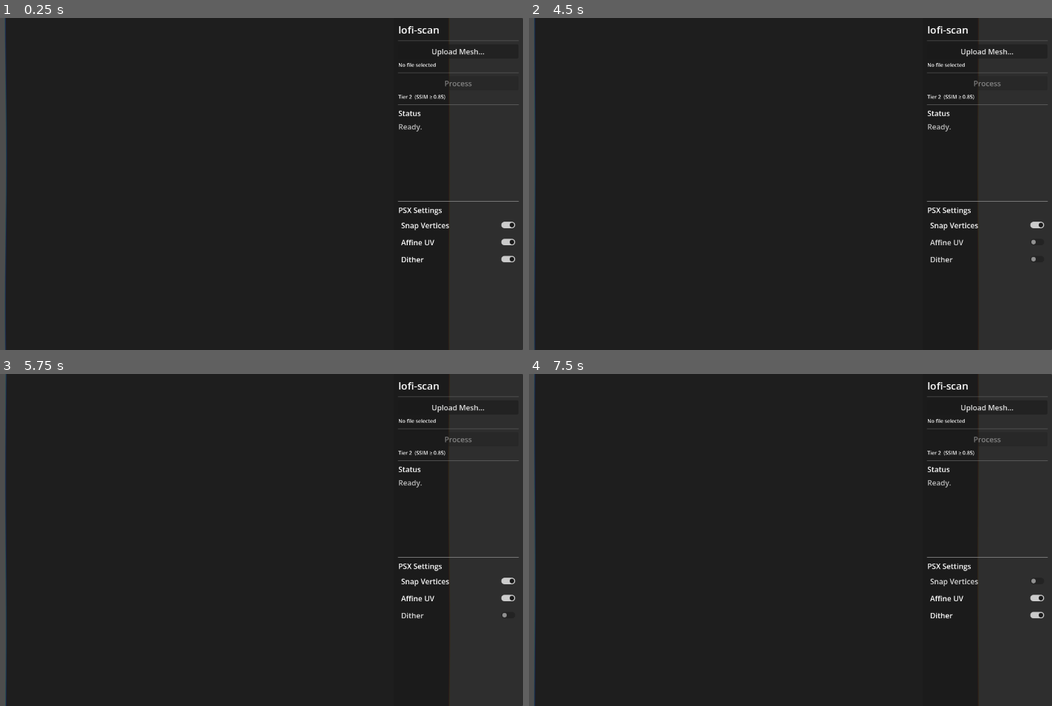
Above: before the commit, frames 1-4 (two rows, left to right).
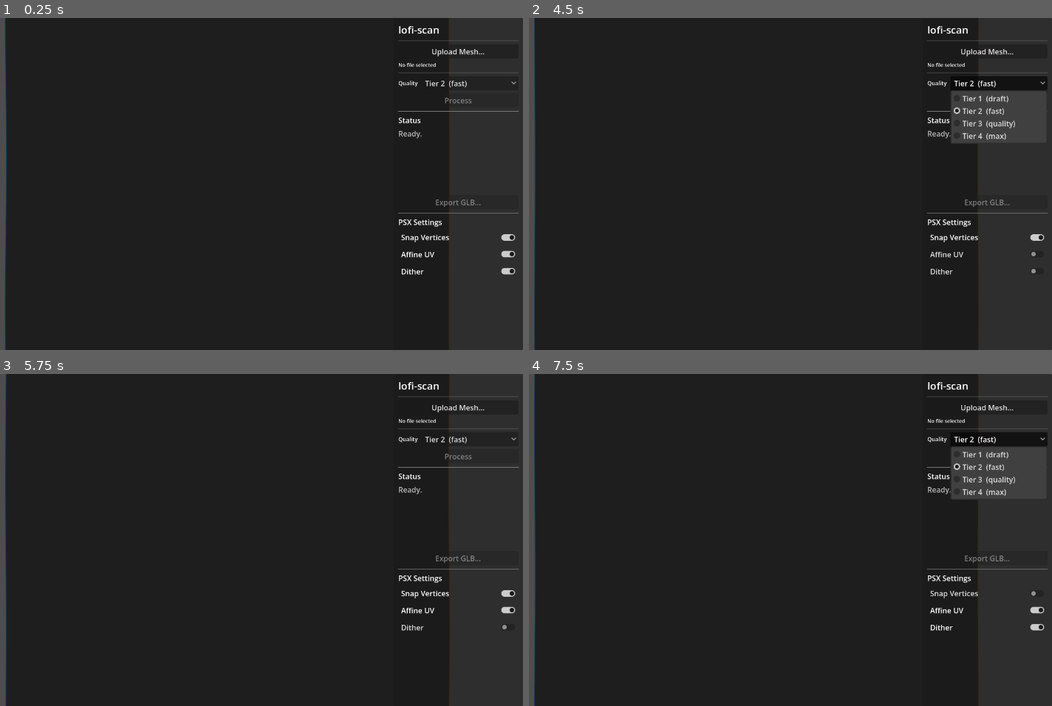
Above: after the commit, the same moments.

Repository: rendyrayana/lofi-scan
Game: Godot game, scene res://scenes/main.tscn
Two runs of this game, one before a commit and one after it. Both use one fixed random seed, a clock stepped at 60 frames per second and the inputs below.
Inputs (mouse positions are in pixels of both pictures, inside the frame that each line leads up to):
- Up to frame 1 (0.25 s): no input
- Up to frame 2 (4.5 s): click (999, 84) at 0.5 s, where only the run after the commit has a clickable "Tier 2 (fast)"; click "Snap Vertices" at 1.25 s; click "Affine UV" at 2 s; click "Dither" at 2.75 s; click "Snap Vertices" at 3.5 s; click (999, 84) at 4.25 s, where only the run after the commit has a clickable "Tier 2 (fast)"
- Up to frame 3 (5.75 s): click "Affine UV" at 5 s
- Up to frame 4 (7.5 s): click "Dither" at 5.75 s; click "Snap Vertices" at 6.5 s; click (999, 440) at 7.25 s, where only the run after the commit has a clickable "Tier 2 (fast)"

The runs differ from the first frame. In frame 1, 1.4% of the frame differs, in the area x 75-100%, y 18-78%; in frame 2, 2.1%; in frame 3, 1.3%; in frame 4, 2.2%.

Commit message:
Milestone 6: tier selector, result readout, export GLB button
- OptionButton replaces hardcoded TIER=2; tiers 1-4 map to SSIM thresholds
  (0.70/0.85/0.92/0.97) and resolution lists (64-128 / 64-256 / 128-512 / 256-1024)
- After pipeline completes, ResultLabel shows "N tris · Mpx tex"
- Export GLB button (enabled after processing) saves a copy via FileDialog

Diff:
--- a/godot_app/scenes/main.tscn
+++ b/godot_app/scenes/main.tscn
@@ -64,13 +64,29 @@
 
 [node name="HSep1" type="HSeparator" parent="CanvasLayer/SidePanel/VBox"]
 
+[node name="TierRow" type="HBoxContainer" parent="CanvasLayer/SidePanel/VBox"]
+
+[node name="TierLabel" type="Label" parent="CanvasLayer/SidePanel/VBox/TierRow"]
+text = "Quality "
+theme_override_font_sizes/font_size = 12
+
+[node name="TierOption" type="OptionButton" parent="CanvasLayer/SidePanel/VBox/TierRow"]
+size_flags_horizontal = 3
+item_count = 4
+popup/item_0/text = "Tier 1  (draft)"
+popup/item_0/id = 0
+popup/item_1/text = "Tier 2  (fast)"
+popup/item_1/id = 1
+popup/item_1/checked = true
+popup/item_2/text = "Tier 3  (quality)"
+popup/item_2/id = 2
+popup/item_3/text = "Tier 4  (max)"
+popup/item_3/id = 3
+selected = 1
+
 [node name="ProcessBtn" type="Button" parent="CanvasLayer/SidePanel/VBox"]
 text = "Process"
 disabled = true
-
-[node name="TierLabel" type="Label" parent="CanvasLayer/SidePanel/VBox"]
-text = "Tier 2  (SSIM ≥ 0.85)"
-theme_override_font_sizes/font_size = 11
 
 [node name="HSep2" type="HSeparator" parent="CanvasLayer/SidePanel/VBox"]
 
@@ -78,12 +94,23 @@
 text = "Status"
 
 [node name="StatusLabel" type="RichTextLabel" parent="CanvasLayer/SidePanel/VBox"]
-custom_minimum_size = Vector2(0, 80)
+custom_minimum_size = Vector2(0, 60)
 size_flags_vertical = 3
 bbcode_enabled = true
 fit_content = false
 scroll_active = true
 text = "[color=gray]Ready.[/color]"
+
+[node name="ResultLabel" type="Label" parent="CanvasLayer/SidePanel/VBox"]
+custom_minimum_size = Vector2(4, 0)
+autowrap_mode = 2
+theme_override_font_sizes/font_size = 11
+text = ""
+visible = false
+
+[node name="ExportBtn" type="Button" parent="CanvasLayer/SidePanel/VBox"]
+text = "Export GLB…"
+disabled = true
 
 [node name="HSep3" type="HSeparator" parent="CanvasLayer/SidePanel/VBox"]
 
@@ -112,3 +139,11 @@
 access = 2
 file_mode = 0
 filters = PackedStringArray("*.obj,*.glb,*.gltf,*.ply ; Mesh Files")
+
+[node name="ExportDialog" type="FileDialog" parent="CanvasLayer"]
+visible = false
+title = "Export GLB"
+size = Vector2i(900, 600)
+access = 2
+file_mode = 4
+filters = PackedStringArray("*.glb ; GLB Files")
--- a/godot_app/scripts/main.gd
+++ b/godot_app/scripts/main.gd
@@ -11,7 +11,11 @@
 @onready var snap_btn:     CheckButton   = $CanvasLayer/SidePanel/VBox/SnapBtn
 @onready var affine_btn:   CheckButton   = $CanvasLayer/SidePanel/VBox/AffineBtn
 @onready var dither_btn:   CheckButton   = $CanvasLayer/SidePanel/VBox/DitherBtn
+@onready var tier_option:  OptionButton  = $CanvasLayer/SidePanel/VBox/TierRow/TierOption
+@onready var result_label: Label         = $CanvasLayer/SidePanel/VBox/ResultLabel
+@onready var export_btn:   Button        = $CanvasLayer/SidePanel/VBox/ExportBtn
 @onready var file_dialog:  FileDialog    = $CanvasLayer/FileDialog
+@onready var export_dialog: FileDialog   = $CanvasLayer/ExportDialog
 
 # ─── 3D scene nodes (built in _ready) ────────────────────────────────────────
 var cam:        Camera3D
@@ -22,12 +26,16 @@
 # ─── App state ───────────────────────────────────────────────────────────────
 var selected_path:         String = ""
 var selected_texture_path: String = ""
+var last_glb_path:         String = ""
 var repo_root:             String = ""
 var pipeline_thread: Thread
 
 const PYTHON_BIN  := "/usr/bin/python3"
 const BLENDER_BIN := "/Applications/Blender.app/Contents/MacOS/blender"
-const TIER        := 2
+
+# Tier 1=draft 2=fast 3=quality 4=max  (index matches OptionButton selected)
+const TIER_SSIM  := [0.70, 0.85, 0.92, 0.97]
+const TIER_RES   := [[64, 128], [64, 128, 256], [128, 256, 512], [256, 512, 1024]]
 
 # ─── Orbit camera ────────────────────────────────────────────────────────────
 var orbit_yaw:    float   = 30.0
@@ -51,7 +59,9 @@
 
 	upload_btn.pressed.connect(_on_upload_pressed)
 	process_btn.pressed.connect(_on_process_pressed)
+	export_btn.pressed.connect(_on_export_pressed)
 	file_dialog.file_selected.connect(_on_file_selected)
+	export_dialog.file_selected.connect(_on_export_path_selected)
 	snap_btn.toggled.connect(func(v): _set_all_shader_param("snap_vertices", v))
 	affine_btn.toggled.connect(func(v): _set_all_shader_param("use_affine_uv", v))
 	dither_btn.toggled.connect(func(v): _set_all_shader_param("use_dither", v))
@@ -189,16 +199,21 @@
 
 
 func _run_pipeline(mesh_path: String) -> void:
+	var tier_idx: int = tier_option.selected  # 0-3
+	var tier_num: int = tier_idx + 1
+	var ssim_thresh: float = TIER_SSIM[tier_idx]
+	var res_list: Array = TIER_RES[tier_idx]
+
 	var stem := mesh_path.get_file().get_basename()
 	var cache := repo_root.path_join("cache")
 	DirAccess.make_dir_recursive_absolute(cache)
 
 	var search_out := cache.path_join(stem + "_search")
 	var search_cfg := {
-		"input_mesh": mesh_path, "tier": TIER,
+		"input_mesh": mesh_path, "tier": tier_num,
 		"output_dir": search_out,
 		"search_lo": 50, "search_hi": 5000, "max_iter": 12,
-		"render_resolution": 256, "bake_resolution": 1024,
+		"render_resolution": 512, "bake_resolution": 1024,
 		"merge_distance": 0.0, "blender_bin": BLENDER_BIN,
 		"camera_distance": 2.5,
 		"input_texture": selected_texture_path if selected_texture_path != "" else null,
@@ -227,8 +242,8 @@
 	var tex_out := cache.path_join(stem + "_tex")
 	var tex_cfg := {
 		"input_mesh": mesh_path, "fixed_tri_count": best_tris,
-		"tier": TIER, "output_dir": tex_out,
-		"resolutions": [64, 128, 256],
+		"tier": tier_num, "output_dir": tex_out,
+		"resolutions": res_list,
 		"render_resolution": 512, "merge_distance": 0.0,
 		"blender_bin": BLENDER_BIN, "camera_distance": 2.5,
 		"input_texture": selected_texture_path if selected_texture_path != "" else null,
@@ -253,17 +268,43 @@
 	var glb: String = (tex_log.get("output_dir", "") as String).path_join("mesh_lo.glb")
 	var best_res := int(tex_log.get("best_resolution", 0))
 	_finish.call_deferred(true,
-		"[color=green]Done!  %d tris  ·  %dpx tex[/color]" % [best_tris, best_res], glb)
-
-
-func _finish(ok: bool, msg: String, glb_path: String) -> void:
+		"[color=green]Done![/color]",
+		glb, best_tris, best_res)
+
+
+func _finish(ok: bool, msg: String, glb_path: String,
+		best_tris: int = 0, best_res: int = 0) -> void:
 	_set_status(msg)
 	upload_btn.disabled = false
 	process_btn.disabled = false
 	if ok and glb_path != "":
+		last_glb_path = glb_path
+		export_btn.disabled = false
+		result_label.text = "%d tris  ·  %dpx tex" % [best_tris, best_res]
+		result_label.visible = true
 		_load_glb(glb_path)
 	if pipeline_thread and pipeline_thread.is_started():
 		pipeline_thread.wait_to_finish()
+
+
+func _on_export_pressed() -> void:
+	if last_glb_path.is_empty():
+		return
+	var stem := selected_path.get_file().get_basename() if selected_path != "" else "export"
+	export_dialog.current_file = stem + "_lofi.glb"
+	export_dialog.popup_centered()
+
+
+func _on_export_path_selected(dest: String) -> void:
+	if not dest.ends_with(".glb"):
+		dest += ".glb"
+	var src := FileAccess.open(last_glb_path, FileAccess.READ)
+	var dst := FileAccess.open(dest, FileAccess.WRITE)
+	if src == null or dst == null:
+		_set_status("[color=red]Export failed — could not copy file.[/color]")
+		return
+	dst.store_buffer(src.get_buffer(src.get_length()))
+	_set_status("[color=green]Exported: %s[/color]" % dest.get_file())
 
 
 # ─── GLB loading ─────────────────────────────────────────────────────────────
